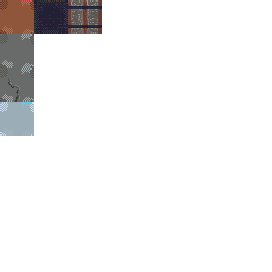
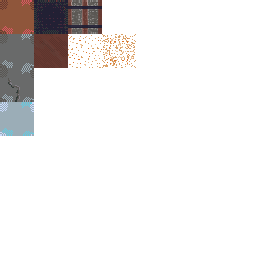
Revision of a layered 272×272 image; what changed, layer by layer:
pixels changed over (34, 34, 136, 68) (layer not identified)
